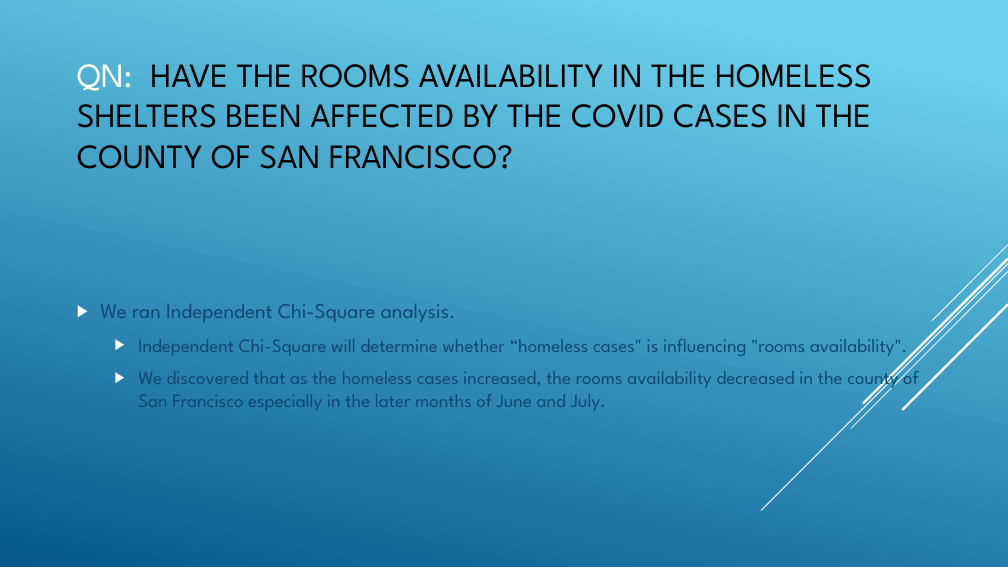
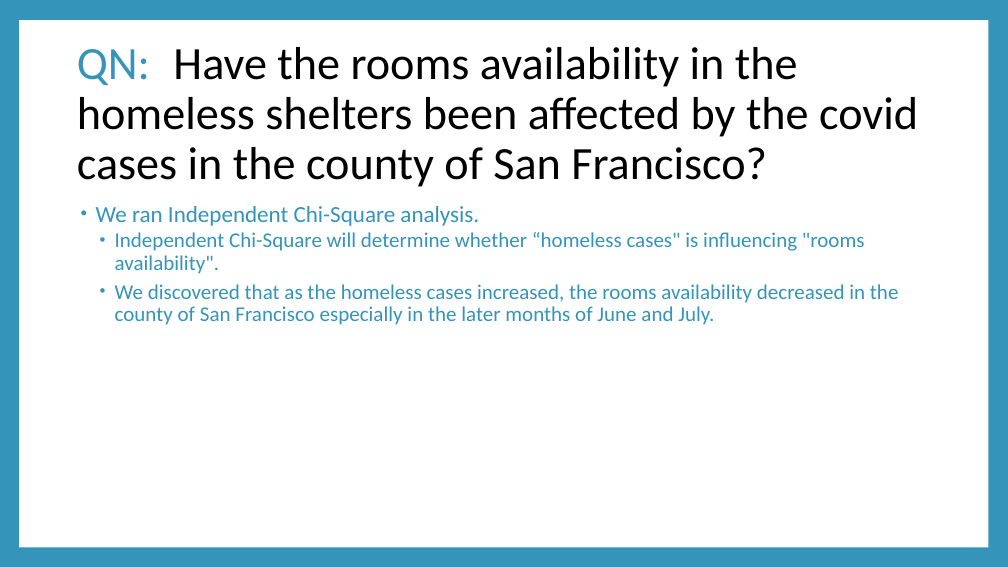
Before and after one commit to engmarkrezk/DFT_FinalProject, a slide deck: slide 21 of RecoverdDFTppt - Mark.pptx (slide 19 before the commit). Drawn at 1008x567 pixels with LibreOffice and Linux fonts; fonts in the diff are those of the drawing. Boxes give left, top, right and bottom in pixels: in the first picture for what was removed or moved away, otherwise in the second. Text is boxed around its words. In the diff, an @@ line names an element or a change of style, - is before the commit and + after.

```diff
--- a/RecoverdDFTppt - Mark.pptx
+++ b/RecoverdDFTppt - Mark.pptx
@@ background gradient #6ED2EB to #06588E to #3494BA @@
@@ rectangle added at <box>19,20,988,547</box>, fill #FFFFFF @@
@@ title at <box>77,47,918,187</box>: text changed; size 32.4 to 44 pt; font League Spartan to Calibri @@
-QN: HAVE THE ROOMS AVAILABILITY IN THE HOMELESS SHELTERS BEEN AFFECTED BY THE COVID CASES IN THE COUNTY OF SAN FRANCISCO?
+QN: Have the rooms availability in the homeless shelters been affected by the covid cases in the county of San Francisco?
@@ text "We ran Independent Chi-Square analysis." at <box>96,206,899,325</box>: size 20 to 22 pt in "We ran Independent Chi-Square analysis."; font League Spartan to Calibri, text colour #0F496F to #3494BA; size 18 to 20 pt in "Independent Chi-Square will determine whether “homeless case ...", "We discovered that as the homeless cases ..."; bullet ▶ to •; line spacing 1 to 0.9; more space between paragraphs; bullet colour #FFFFFF to #3494BA; less space between paragraphs; vertical alignment middle to top @@
@@ group removed at <box>761,245,1008,510</box>: 5 lines @@
```
Also in this commit, not shown: 20 other slides changed, 4 slides added, 2 slides removed.
